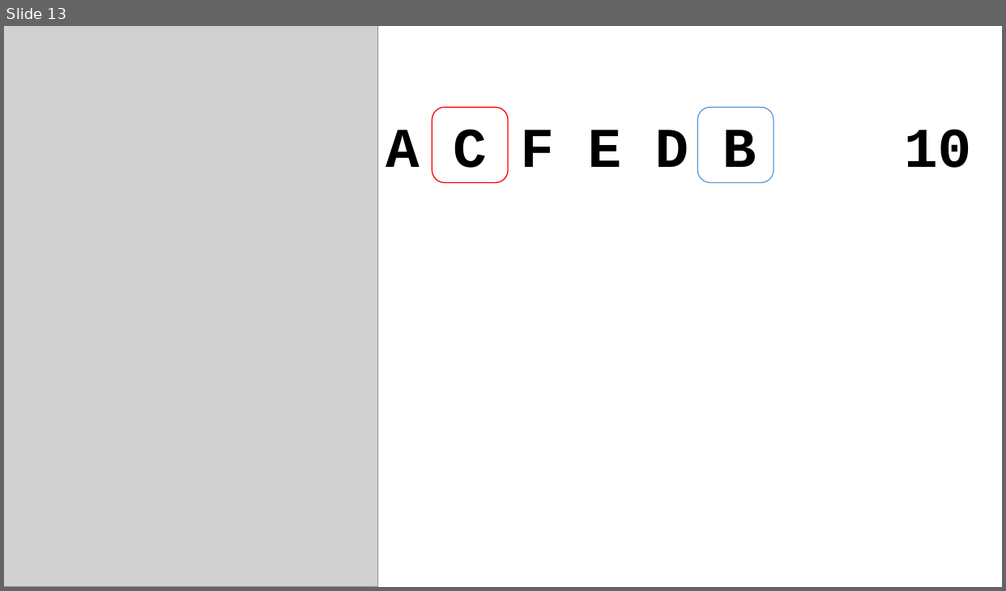
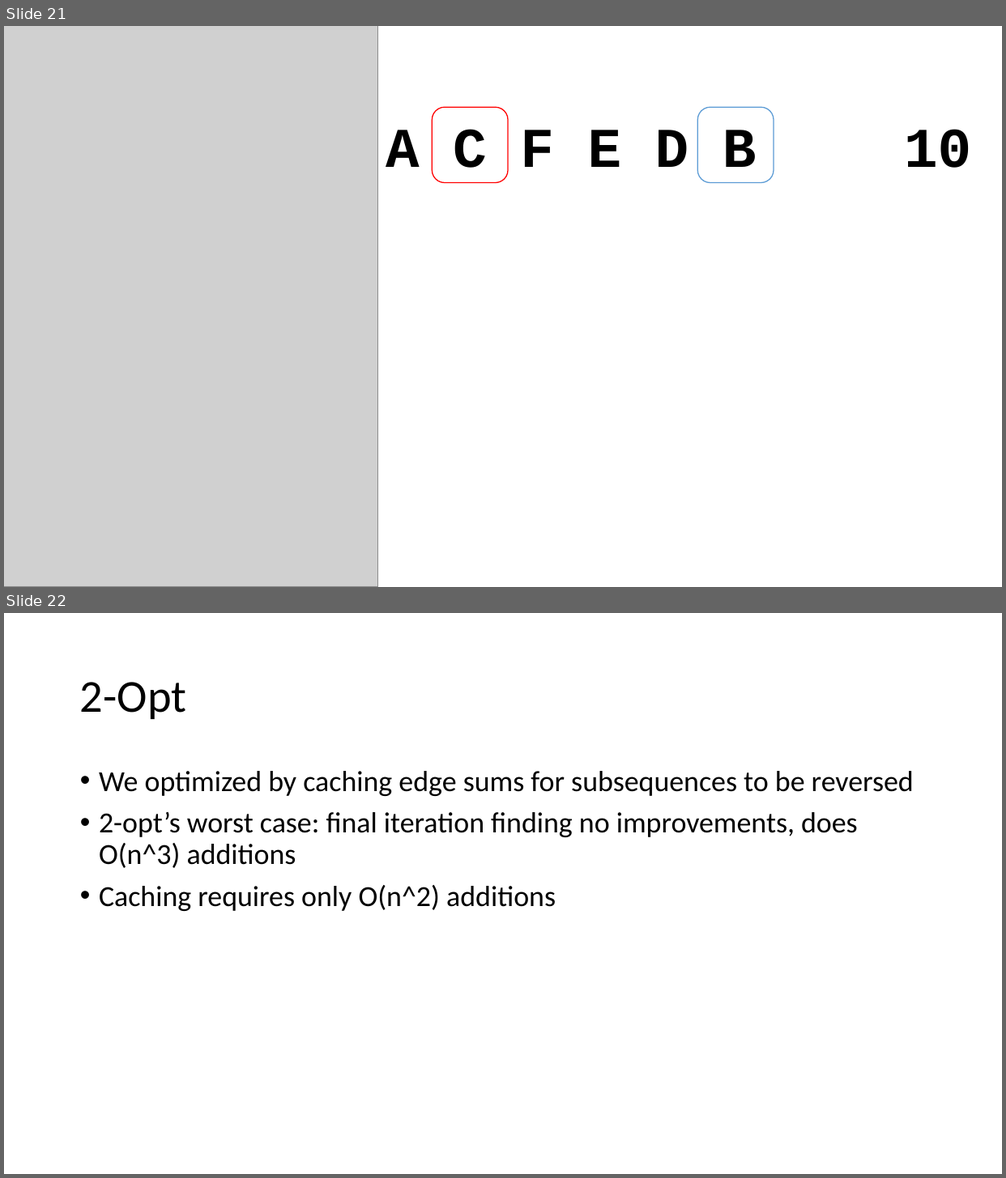
Before and after one commit to depperm/TSP, a slide deck: smallAnimation.pptx. Shown one above the other, each under a label of ours: slide 13 before the commit, slides 21 and 22 after it. The pictures are 1006x591 and 1006x1178 pixels, drawn with LibreOffice and Linux fonts; fonts in the diff are those of the drawing; grey boxes stand for pictures. Boxes give left, top, right and bottom in pixels: in the first picture for what was removed or moved away, otherwise in the second. Text is boxed around its words. In the diff, an @@ line names an element or a change of style, - is before the commit and + after.

```diff
--- a/smallAnimation.pptx
+++ b/smallAnimation.pptx
@@ slide 22 added at (4,613,1002,1174), background #FFFFFF @@
@@ title added at (80,682,187,719), 44 pt, text #000000 @@
+2-Opt
@@ text added at (99,771,914,911), 28 pt, text #000000 @@
+• We optimized by caching edge sums for subsequences to be reversed
+• 2-opt’s worst case: final iteration finding no improvements, does O(n^3) additions
+• Caching requires only O(n^2) additions
@@ what was slide 13 is now slide 21 @@
```
Also in this commit, not shown: 10 other slides added, 1 slide removed.
